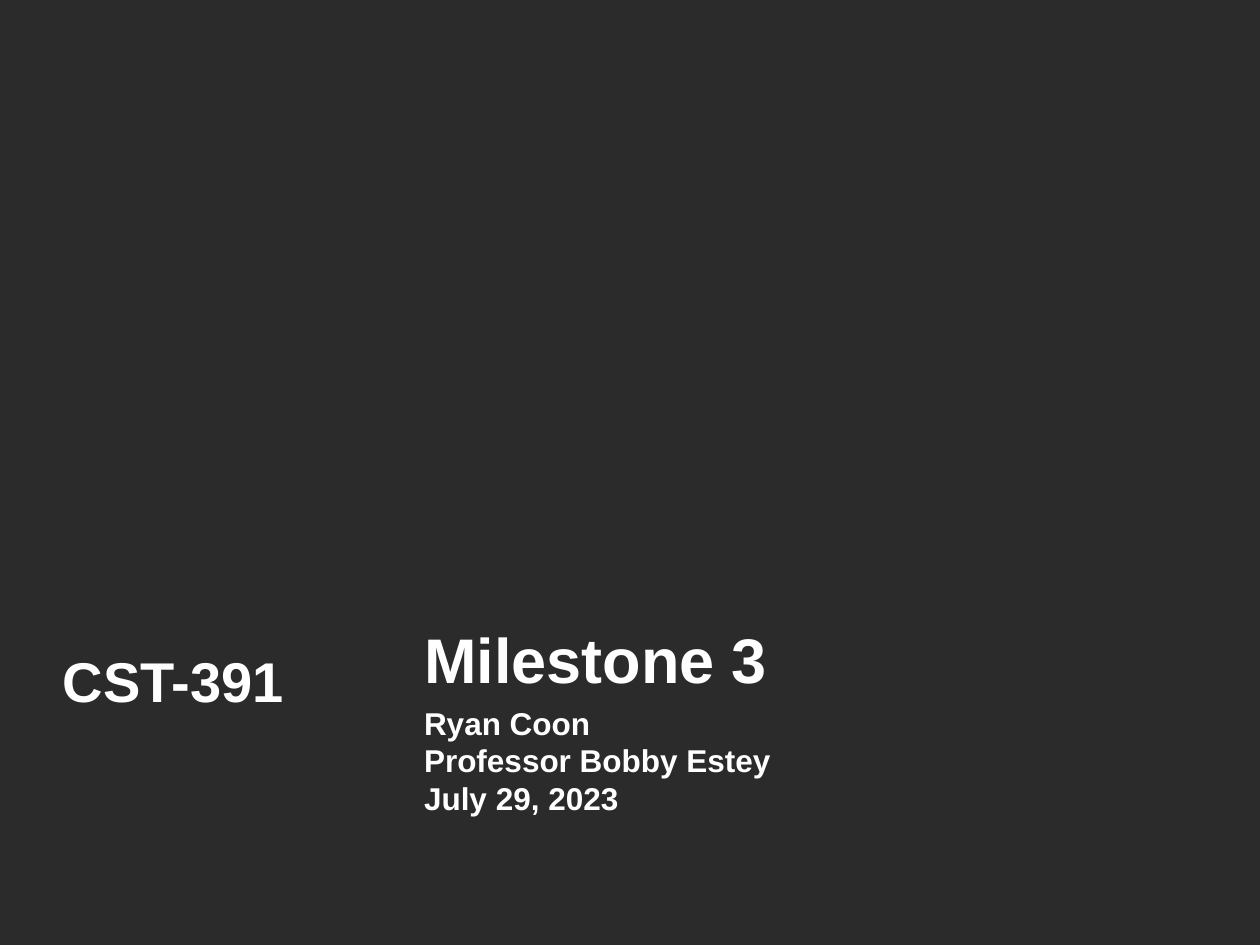
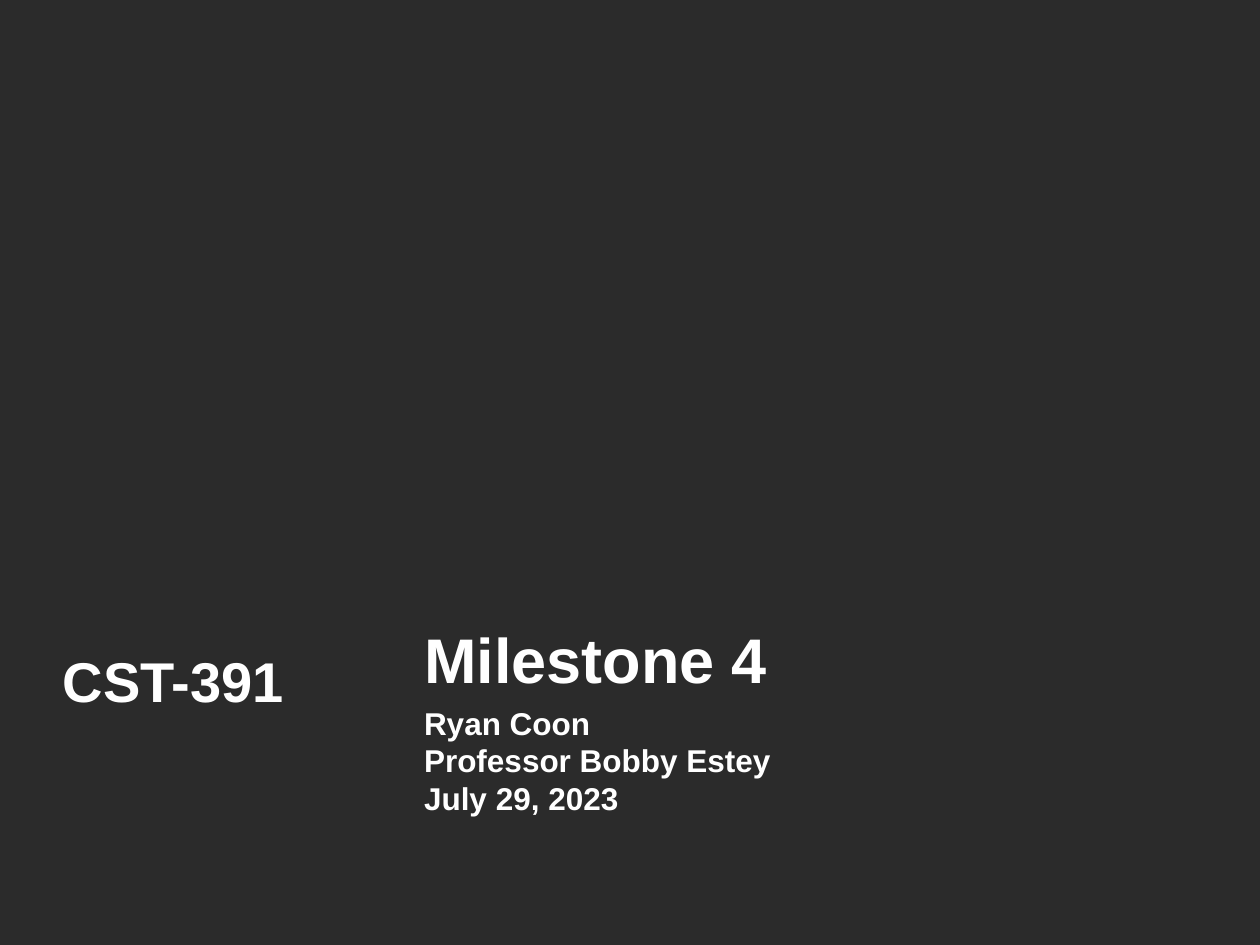
Before and after one commit to rcoon1/CST-391, a slide deck: slide 1 of Milestones/Milestone 4/Milestone4Rcoon.pptx. Drawn at 1260x945 pixels with LibreOffice and Linux fonts; fonts in the diff are those of the drawing; background and template pictures are left out; a plain dark background stands for a picture behind light text. Boxes give left, top, right and bottom in pixels: in the first picture for what was removed or moved away, otherwise in the second. Text is boxed around its words. In the diff, an @@ line names an element or a change of style, - is before the commit and + after.

```diff
--- a/Milestones/Milestone 4/Milestone4Rcoon.pptx
+++ b/Milestones/Milestone 4/Milestone4Rcoon.pptx
@@ title at [424, 637, 767, 684]: text changed @@
-Milestone 3
+Milestone 4
```
Also in this commit, not shown: 3 other slides changed, 2 other files.
